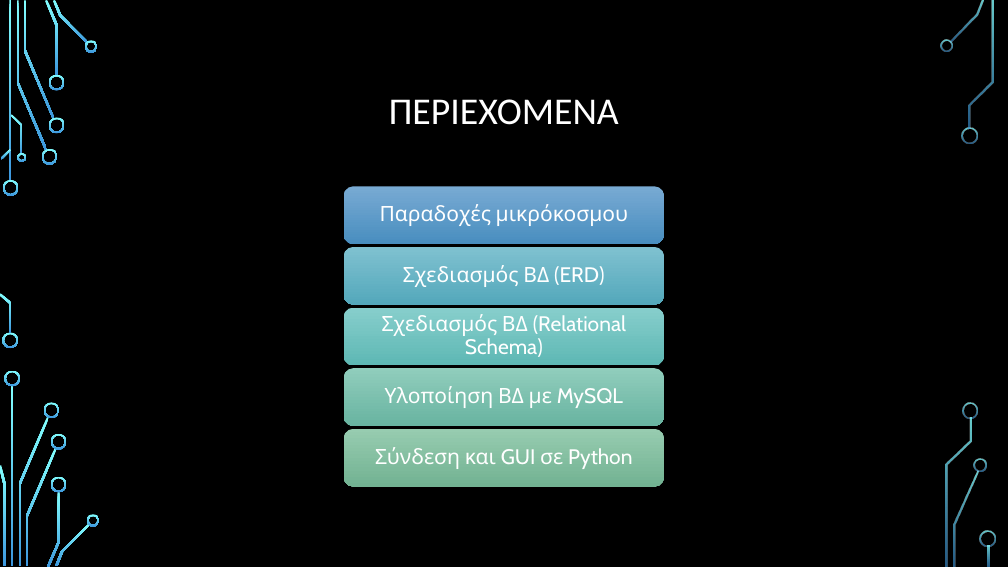
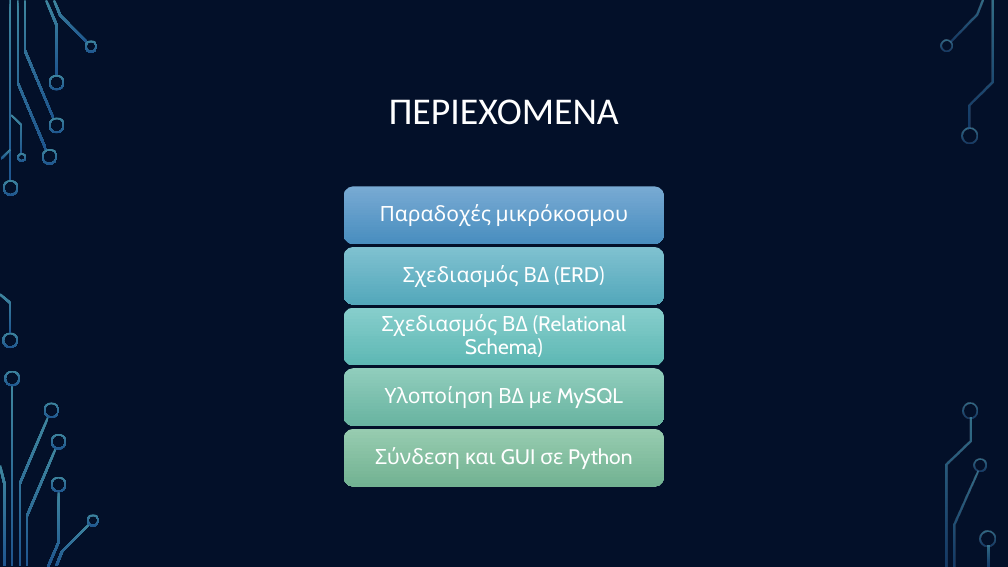
Before and after one commit to AngelosAnagnostopoulos/Commercial-Port-Application, a slide deck: slide 2 of Presentation/Presentation.pptx. Drawn at 1008x567 pixels with LibreOffice and Linux fonts; fonts in the diff are those of the drawing; background and template pictures are left out. Boxes give left, top, right and bottom in pixels: in the first picture for what was removed or moved away, otherwise in the second. Text is boxed around its words. In the diff, an @@ line names an element or a change of style, - is before the commit and + after.

```diff
--- a/Presentation/Presentation.pptx
+++ b/Presentation/Presentation.pptx
@@ rectangle added at (0, 0, 1008, 567), fill #061F4D at 54% opacity @@
@@ title at (389, 99, 619, 125): text changed @@
-ΠΕΡΙΕΧΌΜΕΝΑ
+ΠΕΡΙΕΧΟΜΕΝΑ
```
Also in this commit, not shown: 12 other slides changed.
